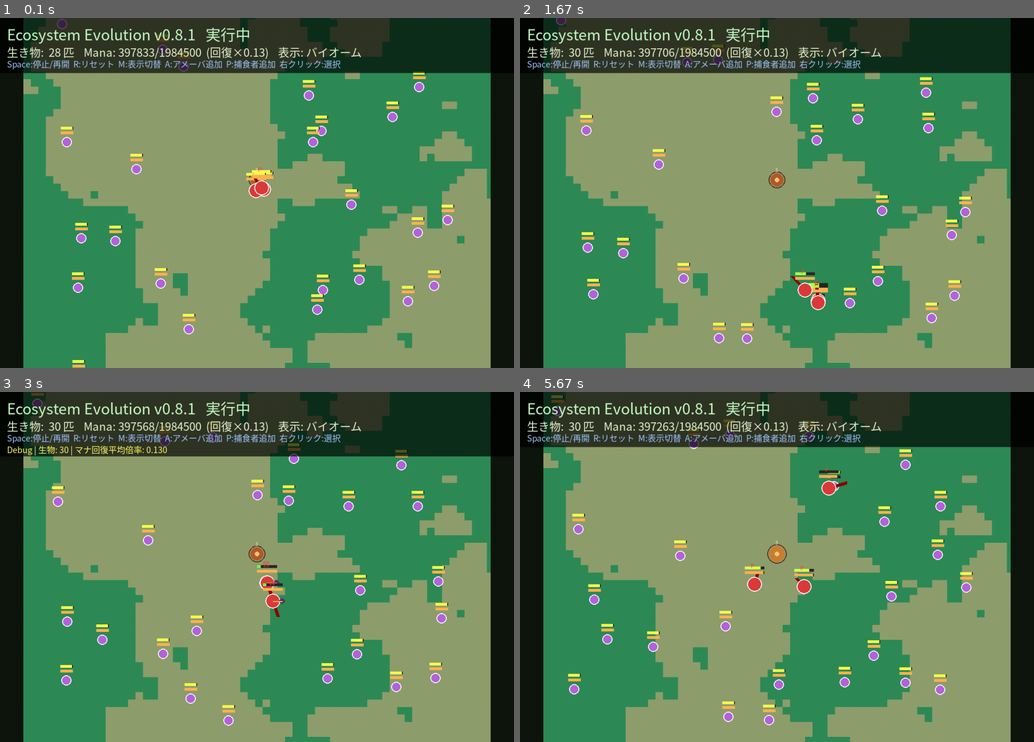
Above: before the commit, frames 1-4 (two rows, left to right).
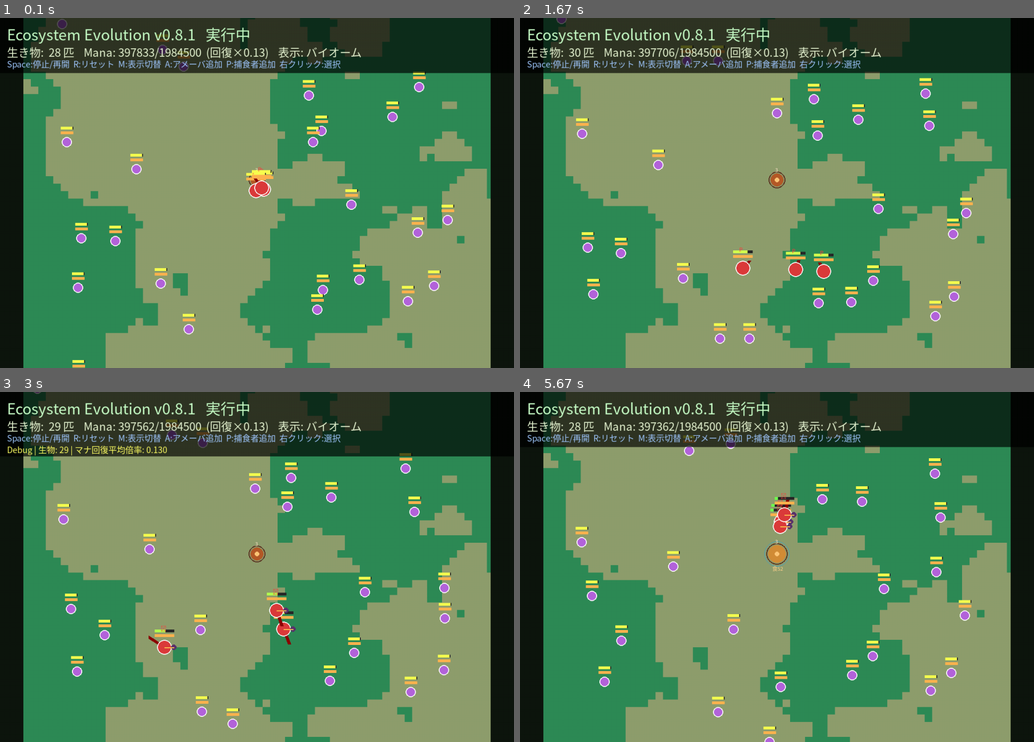
Above: after the commit, the same moments.

Repository: illuaStudio/ecosystem_evo
Game: pygame game, started from src/main.py
The game is run twice, just before and just after one commit, with the same random seed, the same clock (stepped at 60 frames per second) and the same inputs.
Inputs (mouse positions are in pixels of both pictures, inside the frame that each line leads up to):
- Up to frame 1 (0.1 s): no input
- Up to frame 2 (1.67 s): hold A 0.33-0.87 s; move the mouse to (766, 235) at 0.37 s; hold A 0.9-1.3 s
- Up to frame 3 (3 s): hold A 2-2.47 s; hold D 2.5-2.97 s
- Up to frame 4 (5.67 s): hold D 3-3.47 s; hold A 3.5-4.03 s

The runs differ from the first frame. In frame 2, 2.7% of the frame differs, in the area x 7-89%, y 0-94%; in frame 3, 4.5%; in frame 4, 4.9%, in the area x 6-89%, y 0-100%.

Commit message:
捕食者の行動を調整

Diff:
--- a/config/species/predator.json
+++ b/config/species/predator.json
@@ -9,7 +9,10 @@
     "nest_y": 500,
     "spawn_spread": 28,
     "deposit_radius": 30,
-    "max_storage": 420
+    "max_food": 480,
+    "food_leak_rate": 0.0012,
+    "food_to_mana_ratio": 0.35,
+    "food_leak_reserve_ratio": 0.15
   },
   "traits": {
     "base_size": 14.0,
@@ -17,7 +20,7 @@
     "base_vision": 260,
     "max_hp": 120.0,
     "max_satiety": 100.0,
-    "metabolism_rate": 0.45
+    "metabolism_rate": 0.24
   },
   "mind": {
     "type": "utility",
@@ -36,7 +39,7 @@
       {
         "name": "ReturnToNestAction",
         "weight": 3.2,
-        "description": "運搬中は巣へ直行して貯蔵",
+        "description": "運搬中は巣へ直行して食料備蓄",
         "params": {
           "speed_multiplier": 1.15,
           "deposit_radius": 30
@@ -44,10 +47,11 @@
       },
       {
         "name": "FeedAtNestAction",
-        "weight": 2.4,
-        "description": "巣の貯蔵から食事",
+        "weight": 2.0,
+        "description": "巣の食料備蓄から食事（空腹時のみ）",
         "params": {
-          "bite_gain": 1.25,
+          "bite_gain": 1.15,
+          "max_take_ratio": 0.14,
           "feed_radius": 38
         }
       },
--- a/src/ai/actions.py
+++ b/src/ai/actions.py
@@ -163,7 +163,7 @@
 class HuntAction(Action):
     """獲物を追跡し攻撃・殺害。死骸はその場で食べず拾って巣へ運ぶ。"""
 
-    HUNGER_THRESHOLD = 0.18
+    HUNGER_THRESHOLD = 0.28
 
     DEFAULT_PARAMS = {
         "target_type": "Amoeba",
@@ -284,12 +284,13 @@
 class FeedAtNestAction(Action):
     """巣の貯蔵から食事する（コロニー共有の餌）。"""
 
-    HUNGER_THRESHOLD = 0.25
-
-    DEFAULT_PARAMS = {
-        "bite_gain": 1.2,
-        "max_take_ratio": 0.4,
+    HUNGER_THRESHOLD = 0.38
+
+    DEFAULT_PARAMS = {
+        "bite_gain": 1.15,
+        "max_take_ratio": 0.14,
         "feed_radius": 36.0,
+        "approach_speed_multiplier": 0.95,
     }
 
     def execute(self, creature) -> bool:
@@ -299,7 +300,19 @@
             return False
 
         ns = creature.world.nest_system
-        if not ns.is_at_nest(creature, float(self.params["feed_radius"])):
+        nest = ns.get_creature_nest(creature)
+        if nest is None or nest.stored_food <= 8.0:
+            return False
+
+        feed_radius = float(self.params["feed_radius"])
+        if not ns.is_at_nest(creature, feed_radius):
+            # utility だけ高くて execute が空振り → 巣の外で固まるバグの対策
+            move_toward_point(
+                creature,
+                nest.x,
+                nest.y,
+                float(self.params.get("approach_speed_multiplier", 0.95)),
+            )
             return False
 
         ns.feed_creature(
@@ -319,7 +332,7 @@
             return 0.0
 
         nest = creature.world.nest_system.get_creature_nest(creature)
-        if nest is None or nest.stored_biomass <= 8.0:
+        if nest is None or nest.stored_food <= 8.0:
             return 0.0
 
         if not creature.world.nest_system.is_at_nest(
@@ -332,7 +345,7 @@
             closeness = max(0.0, min(1.0, 1.0 - dist / vision))
             return hunger * closeness * 0.45
 
-        fill = nest.stored_biomass / max(nest.max_storage, 1.0)
+        fill = nest.food_ratio
         return min(1.0, hunger * (0.5 + fill * 0.5))
 
 
--- a/src/rendering/nest_renderer.py
+++ b/src/rendering/nest_renderer.py
@@ -18,7 +18,7 @@
             ):
                 continue
 
-            fill = max(0.0, min(1.0, nest.stored_biomass / max(nest.max_storage, 1.0)))
+            fill = nest.food_ratio
             outer = (90, 45, 30)
             inner = (
                 int(180 + fill * 60),
@@ -30,8 +30,22 @@
             pygame.draw.circle(screen, inner, (sx, sy), radius)
             pygame.draw.circle(screen, (255, 200, 120), (sx, sy), 5)
 
+            if fill > 0.05:
+                leak_glow = (
+                    int(40 + fill * 40),
+                    int(120 + fill * 80),
+                    int(180 + fill * 50),
+                )
+                pygame.draw.circle(
+                    screen, leak_glow, (sx, sy), radius + 8, 1
+                )
+
             members = nest_system.member_count(nest.id, nest.owner_species)
+            font = pygame.font.SysFont("msgothic", 11)
             if members > 0:
-                font = pygame.font.SysFont("msgothic", 11)
                 label = font.render(str(members), True, (255, 230, 200))
                 screen.blit(label, (sx - 4, sy - radius - 16))
+            if fill > 0.08:
+                food_pct = int(fill * 100)
+                food_label = font.render(f"食{food_pct}", True, (255, 210, 140))
+                screen.blit(food_label, (sx - 10, sy + radius + 4))
--- a/src/rendering/renderer.py
+++ b/src/rendering/renderer.py
@@ -81,7 +81,11 @@
                 nest = world.nest_system.get_creature_nest(sc)
                 if nest is not None:
                     texts.append(
-                        f"巣 #{nest.id}: 貯蔵 {nest.stored_biomass:.0f}/{nest.max_storage:.0f}"
+                        f"巣 #{nest.id}: 食料 {nest.stored_food:.0f}/{nest.max_food:.0f}"
+                    )
+                    texts.append(
+                        f"  備蓄率 {nest.food_ratio * 100:.0f}%"
+                        "（余剰はマナへ漏洩）"
                     )
                     texts.append(
                         f"コロニー: {world.nest_system.member_count(nest.id, sc.species.name)} 匹"
--- a/src/systems/nest_system.py
+++ b/src/systems/nest_system.py
@@ -20,14 +20,23 @@
     x: float
     y: float
     owner_species: str
-    stored_biomass: float = 0.0
-    max_storage: float = 400.0
+    stored_food: float = 0.0
+    max_food: float = 400.0
+
+    @property
+    def food_ratio(self) -> float:
+        if self.max_food <= 0:
+            return 0.0
+        return max(0.0, min(1.0, self.stored_food / self.max_food))
 
 
 class NestSystem:
     DEFAULT_JOIN_RADIUS = 200.0
     DEFAULT_DEPOSIT_RADIUS = 30.0
     DEFAULT_SPAWN_SPREAD = 28.0
+    DEFAULT_FOOD_LEAK_RATE = 0.0015
+    DEFAULT_FOOD_TO_MANA_RATIO = 0.35
+    DEFAULT_FOOD_LEAK_RESERVE_RATIO = 0.12
     WORLD_MARGIN = 30.0
 
     def __init__(self, world: "World") -> None:
@@ -41,14 +50,14 @@
         y: float,
         species_name: str,
         *,
-        max_storage: float = 400.0,
+        max_food: float = 400.0,
     ) -> Nest:
         nest = Nest(
             id=self._next_id,
             x=float(x),
             y=float(y),
             owner_species=species_name,
-            max_storage=float(max_storage),
+            max_food=float(max_food),
         )
         self._next_id += 1
         self.nests[nest.id] = nest
@@ -124,7 +133,7 @@
 
         cfg = colony_cfg or {}
         species_name = creature.species.name
-        max_storage = float(cfg.get("max_storage", 400.0))
+        max_food = float(cfg.get("max_food", cfg.get("max_storage", 400.0)))
         single_colony = cfg.get("single_colony", True)
 
         if single_colony:
@@ -143,9 +152,50 @@
             cx,
             cy,
             species_name,
-            max_storage=max_storage,
+            max_food=max_food,
         )
         colony.nest_id = nest.id
+
+    def update(self, dt: float = 1.0) -> None:
+        """備蓄食料の腐敗・漏洩 → 巣位置へマナ還流（エコロジー接続）。"""
+        from src.config import config
+
+        dt = float(dt)
+        for nest in self.nests.values():
+            if nest.stored_food <= 0:
+                continue
+            species_data = config.get_species(nest.owner_species) or {}
+            colony_cfg = species_data.get("colony", {})
+            self._leak_food_to_mana(nest, colony_cfg, dt)
+
+    def _leak_food_to_mana(self, nest: Nest, colony_cfg: dict, dt: float) -> None:
+        leak_rate = float(
+            colony_cfg.get("food_leak_rate", self.DEFAULT_FOOD_LEAK_RATE)
+        )
+        mana_ratio = float(
+            colony_cfg.get("food_to_mana_ratio", self.DEFAULT_FOOD_TO_MANA_RATIO)
+        )
+        reserve_ratio = float(
+            colony_cfg.get(
+                "food_leak_reserve_ratio", self.DEFAULT_FOOD_LEAK_RESERVE_RATIO
+            )
+        )
+        if leak_rate <= 0 or mana_ratio <= 0:
+            return
+
+        reserve = nest.max_food * reserve_ratio
+        leakable = max(0.0, nest.stored_food - reserve)
+        if leakable <= 0:
+            return
+
+        leak = min(leakable, leakable * leak_rate * dt)
+        if leak <= 0:
+            return
+
+        nest.stored_food -= leak
+        self.world.return_mana_from_decomposition(
+            leak * mana_ratio, nest.x, nest.y
+        )
 
     def distance_to_nest(self, creature) -> float:
         nest = self.get_creature_nest(creature)
@@ -163,7 +213,7 @@
         return self.distance_to_nest(creature) <= deposit_radius
 
     def deposit_carried(self, creature) -> float:
-        """運搬中の死骸を巣の貯蔵に移す。移したバイオマス量を返す。"""
+        """運搬中の死骸を巣の食料備蓄へ移す。移した食料量を返す。"""
         colony = getattr(creature, "colony", None)
         if colony is None or not colony.is_carrying:
             return 0.0
@@ -178,9 +228,9 @@
             colony.carried_carcass = None
             return 0.0
 
-        space = max(0.0, nest.max_storage - nest.stored_biomass)
+        space = max(0.0, nest.max_food - nest.stored_food)
         deposited = min(amount, space)
-        nest.stored_biomass += deposited
+        nest.stored_food += deposited
         colony.carried_carcass = None
         return deposited
 
@@ -189,23 +239,25 @@
         creature,
         *,
         bite_gain: float = 1.2,
-        max_take_ratio: float = 0.35,
+        max_take_ratio: float = 0.12,
     ) -> float:
-        """巣の貯蔵から満腹度を回復。消費した貯蔵量を返す。"""
+        """巣の食料備蓄から満腹度を回復。消費した食料量を返す。"""
         nest = self.get_creature_nest(creature)
-        if nest is None or nest.stored_biomass <= 0:
+        if nest is None or nest.stored_food <= 0:
             return 0.0
 
         hunger_room = max(0.0, creature.max_satiety - creature.satiety)
         if hunger_room <= 0:
             return 0.0
 
-        max_take = nest.stored_biomass * float(max_take_ratio)
-        take = min(nest.stored_biomass, max_take, hunger_room / float(bite_gain))
+        members = max(1, self.member_count(nest.id, creature.species.name))
+        per_member_ratio = float(max_take_ratio) / members
+        max_take = nest.stored_food * per_member_ratio
+        take = min(nest.stored_food, max_take, hunger_room / float(bite_gain))
         if take <= 0:
             return 0.0
 
-        nest.stored_biomass -= take
+        nest.stored_food -= take
         creature.satiety = min(creature.max_satiety, creature.satiety + take * bite_gain)
         return take
 
--- a/src/systems/world.py
+++ b/src/systems/world.py
@@ -142,6 +142,7 @@
         """生態シミュレーションを dt 分進める（1 = 旧来の 1 シミュ tick）。"""
         self.sim_dt = float(dt)
         self._regenerate_mana_density(dt)
+        self.nest_system.update(dt)
         for creature in self.creatures[:]:
             creature.update(dt)
         self.movement_system.update(self.creatures, self, dt)
--- /dev/null
+++ b/tests/test_feed_at_nest_stuck.py
@@ -0,0 +1,35 @@
+"""FeedAtNestAction が巣外で空振りして固まらないこと。"""
+import unittest
+
+from src.ai.actions import FeedAtNestAction
+from src.entities.creature_factory import CreatureFactory
+from src.systems.world import World
+from src.utils.creature_helpers import distance_to_point
+from src.utils.position_helpers import entity_xy
+
+
+class TestFeedAtNestNotStuck(unittest.TestCase):
+    def test_feed_approach_moves_predator_toward_nest(self):
+        world = World()
+        factory = CreatureFactory()
+        predator = factory.create("Predator", world=world, x=600, y=600)
+        world.add_creature(predator)
+
+        nest = world.nest_system.get_creature_nest(predator)
+        nest.stored_food = 120.0
+        predator.satiety = predator.max_satiety * 0.4
+
+        action = FeedAtNestAction(feed_radius=38)
+        self.assertGreater(action.calculate_utility(predator), 0.0)
+
+        dist_before = distance_to_point(predator, nest.x, nest.y)
+        self.assertGreater(dist_before, 38.0)
+
+        predator.current_action = action
+        action.execute(predator)
+        dist_after = distance_to_point(predator, nest.x, nest.y)
+        self.assertLess(dist_after, dist_before)
+
+
+if __name__ == "__main__":
+    unittest.main()
--- a/tests/test_predator_nest.py
+++ b/tests/test_predator_nest.py
@@ -45,7 +45,7 @@
         for p in preds:
             px, py = entity_xy(p)
             dist = ((px - anchor_x) ** 2 + (py - anchor_y) ** 2) ** 0.5
-            self.assertLessEqual(dist, spread + 2)
+            self.assertLessEqual(dist, spread + 5)
 
     def test_nest_spawn_position_uses_existing_nest(self):
         world = World()
@@ -103,7 +103,7 @@
 
         deposited = world.nest_system.deposit_carried(predator)
         self.assertGreater(deposited, 0)
-        self.assertGreater(nest.stored_biomass, 0)
+        self.assertGreater(nest.stored_food, 0)
         self.assertFalse(predator.colony.is_carrying)
 
     def test_feed_at_nest_reduces_hunger(self):
@@ -111,14 +111,41 @@
         preds = self._spawn_predators(world, 1)
         predator = preds[0]
         nest = world.nest_system.get_creature_nest(predator)
-        nest.stored_biomass = 200.0
+        nest.stored_food = 200.0
         predator.satiety = predator.max_satiety * 0.2
 
         before = hunger_ratio(predator)
         world.nest_system.feed_creature(predator, bite_gain=1.2)
         after = hunger_ratio(predator)
         self.assertLess(after, before)
-        self.assertLess(nest.stored_biomass, 200.0)
+        self.assertLess(nest.stored_food, 200.0)
+
+    def test_food_leak_reduces_storage_and_adds_mana_at_nest(self):
+        world = World()
+        preds = self._spawn_predators(world, 1)
+        nest = world.nest_system.get_creature_nest(preds[0])
+        nest.stored_food = 400.0
+
+        mana_before = world.get_mana_density(nest.x, nest.y)
+        for _ in range(80):
+            world.nest_system.update(1.0)
+        mana_after = world.get_mana_density(nest.x, nest.y)
+
+        self.assertLess(nest.stored_food, 400.0)
+        self.assertGreater(mana_after, mana_before)
+        reserve = nest.max_food * 0.15
+        self.assertGreaterEqual(nest.stored_food, reserve * 0.85)
+
+    def test_feed_per_member_ratio_divides_by_colony_size(self):
+        world = World()
+        preds = self._spawn_predators(world, 3)
+        nest = world.nest_system.get_creature_nest(preds[0])
+        nest.stored_food = 200.0
+        members = world.nest_system.member_count(nest.id, "Predator")
+        self.assertEqual(members, 3)
+        solo_cap = 200.0 * 0.14
+        shared_cap = 200.0 * 0.14 / members
+        self.assertLess(shared_cap, solo_cap)
 
 
 if __name__ == "__main__":
Not shown, changed: docs/Species_JSON_Spec.md
